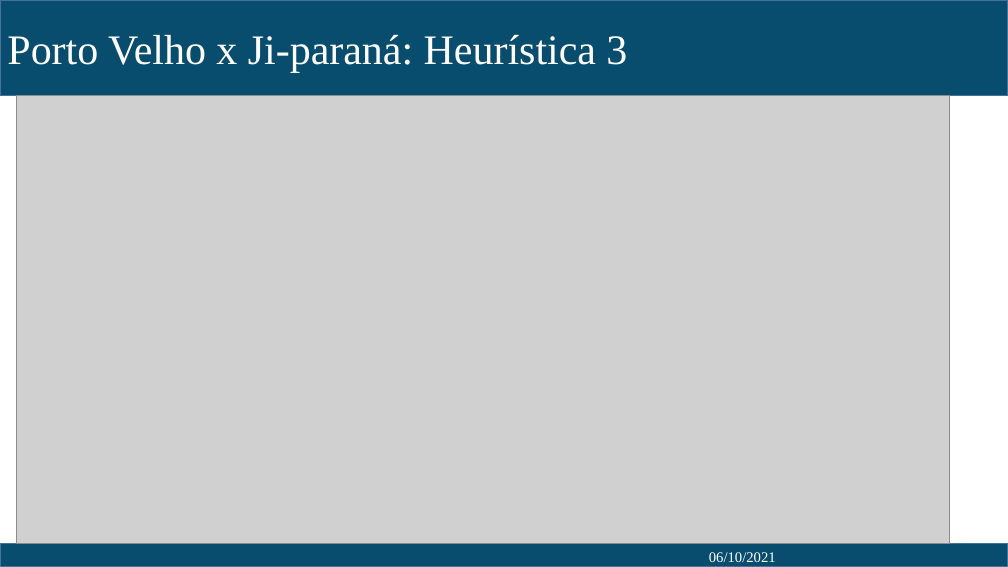
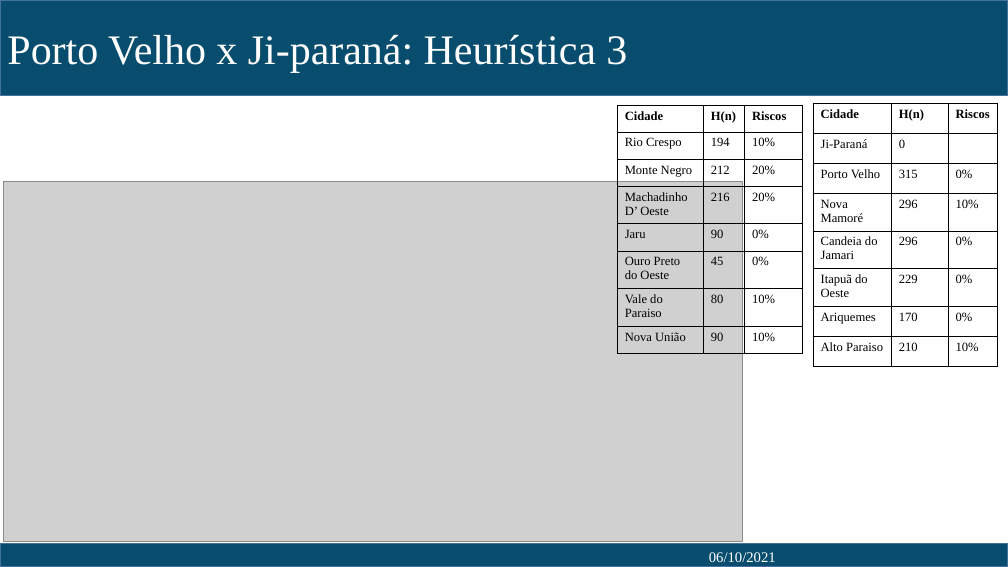
Before and after one commit to Elias-abreu/trabalho_A_star, a slide deck: slide 13 of Apresentação.pptx. Drawn at 1008x567 pixels with LibreOffice and Linux fonts; fonts in the diff are those of the drawing; grey boxes stand for pictures. Boxes give left, top, right and bottom in pixels: in the first picture for what was removed or moved away, otherwise in the second. Text is boxed around its words. In the diff, an @@ line names an element or a change of style, - is before the commit and + after.

```diff
--- a/Apresentação.pptx
+++ b/Apresentação.pptx
@@ table added at (617, 105, 803, 354), 8 rows, 3 columns @@
+Cidade | H(n) | Riscos
+Rio Crespo | 194 | 10%
+Monte Negro | 212 | 20%
+Machadinho D’ Oeste | 216 | 20%
+Jaru | 90 | 0%
+Ouro Preto do Oeste | 45 | 0%
+Vale do Paraiso | 80 | 10%
+Nova União | 90 | 10%
@@ table added at (814, 104, 998, 366), 8 rows, 3 columns @@
+Cidade | H(n) | Riscos
+Ji-Paraná | 0 | 
+Porto Velho | 315 | 0%
+Nova Mamoré | 296 | 10%
+Candeia do Jamari | 296 | 0%
+Itapuã do Oeste | 229 | 0%
+Ariquemes | 170 | 0%
+Alto Paraiso | 210 | 10%
@@ picture: place and size @@
-picture at (16, 96, 949, 544)
+picture at (4, 181, 743, 541)
```
Also in this commit, not shown: 11 other slides changed, 3 slides added, 1 other file.
